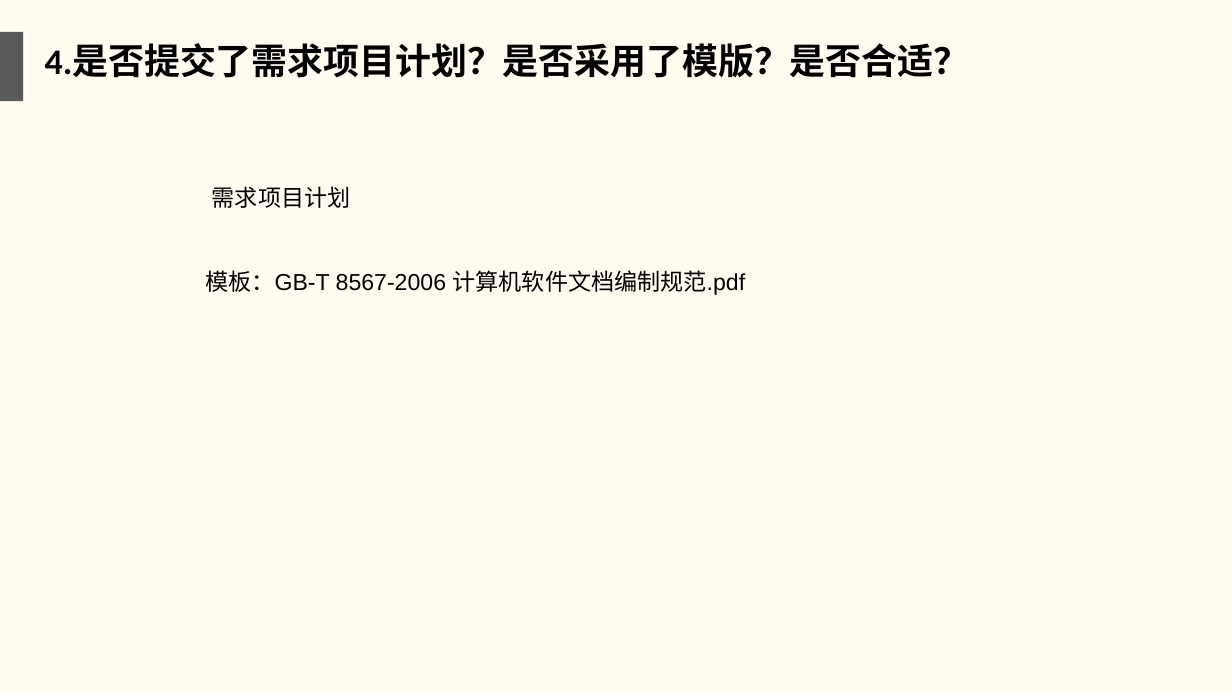
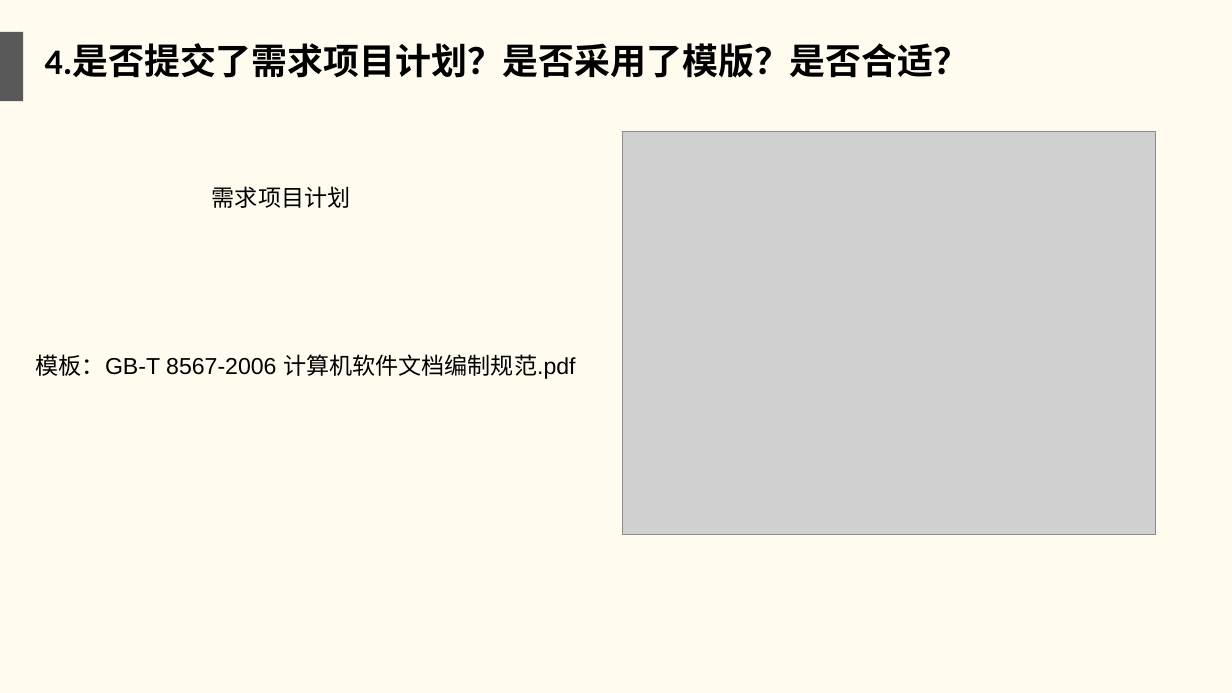
Before and after one commit to twn422/PRD2017, a slide deck: slide 6 of PRD-2017-G24/STW/受控文件/分析设计/项目收尾评审.ppt. Drawn at 1232x693 pixels with LibreOffice and Linux fonts; fonts in the diff are those of the drawing; grey boxes stand for pictures. Boxes give left, top, right and bottom in pixels: in the first picture for what was removed or moved away, otherwise in the second. Text is boxed around its words. In the diff, an @@ line names an element or a change of style, - is before the commit and + after.

```diff
--- a/PRD-2017-G24/STW/受控文件/分析设计/项目收尾评审.ppt
+++ b/PRD-2017-G24/STW/受控文件/分析设计/项目收尾评审.ppt
@@ picture added at (x1=622, y1=131, x2=1155, y2=535) @@
@@ text "模板：GB-T 8567-2006 计算机软件文档编制规范.pdf" moved from (x1=205, y1=270, x2=746, y2=295) to (x1=36, y1=354, x2=576, y2=379) @@
```
Also in this commit, not shown: 11 other slides changed.
